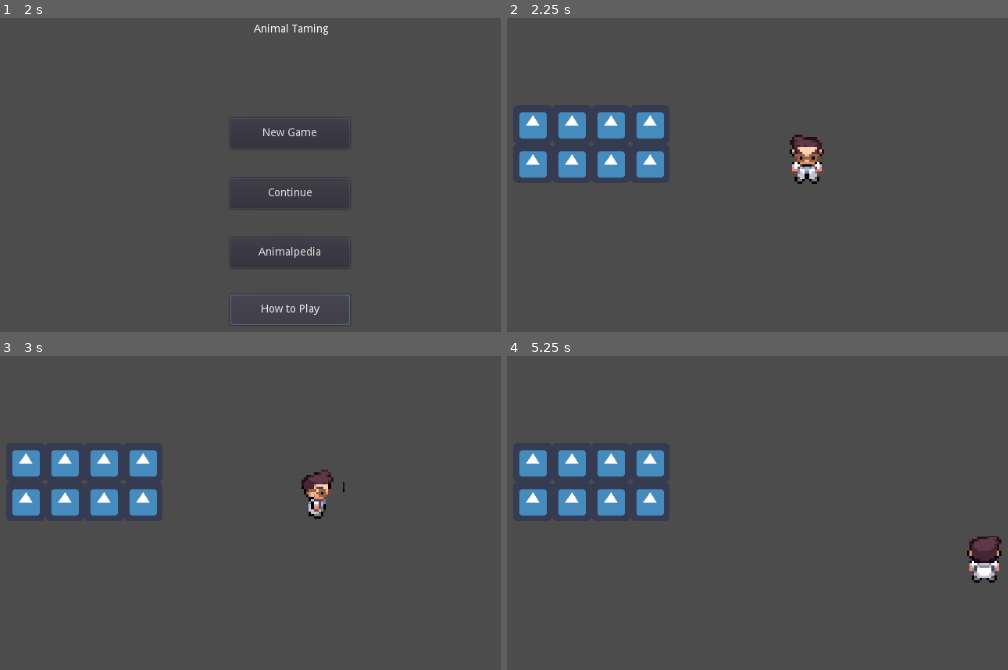
Above: before the commit, frames 1-4 (two rows, left to right).
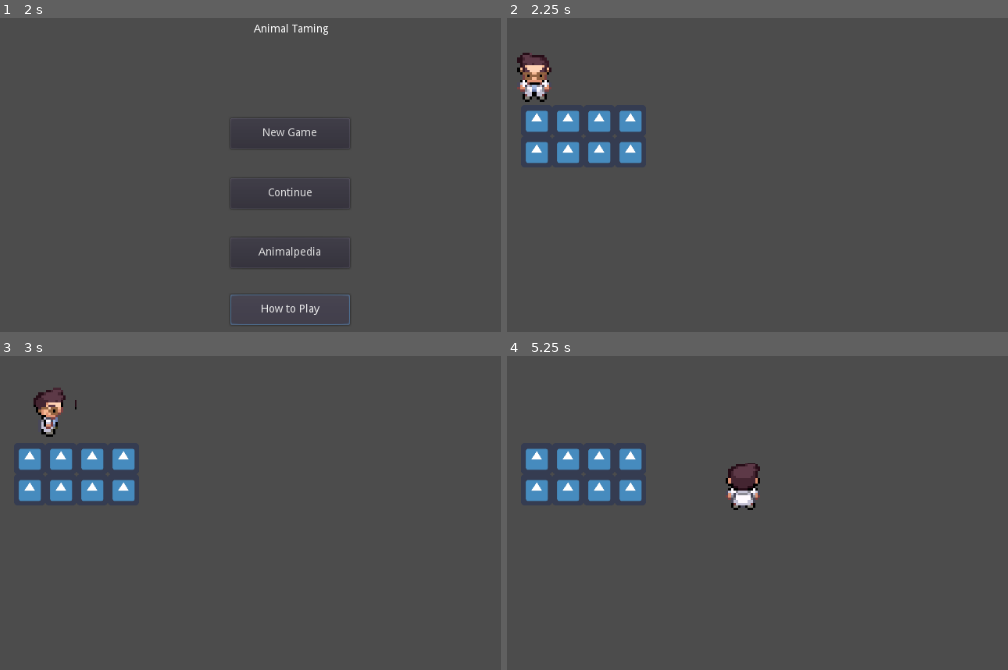
Above: after the commit, the same moments.

Repository: pocong1212/GithubAnimal
Game: Godot game, scene res://Screen/MainMenu_Screen/mainmenu.tscn
Two runs of this game, one before a commit and one after it. Both use one fixed random seed, a clock stepped at 60 frames per second and the inputs below. The engine's default icon, where the game draws it, is replaced by a stand-in: a white triangle on a blue panel in a dark square.
Inputs:
- Up to frame 1 (2 s): click "Animalpedia" at 0.5 s; click "How to Play" at 1.25 s
- Up to frame 2 (2.25 s): click "New Game" at 2 s
- Up to frame 3 (3 s): tap Enter at 2.75 s; hold D from 2.78 s (still down)
- Up to frame 4 (5.25 s): release D at 3.53 s; hold S 3.53-4.28 s; hold D 4.28-5.03 s; hold W from 5.03 s (still down)

Frame 1 is identical in both runs. In frame 2, 5.5% of the frame differs, in the area x 1-64%, y 11-53%; in frame 3, 5.1%; in frame 4, 5.4%.

Commit message:
update question

Diff:
--- a/Screen/Battle_Screen/Player.gd
+++ b/Screen/Battle_Screen/Player.gd
@@ -1,7 +1,7 @@
 extends KinematicBody2D
 
-export var speed = 0.47
-export var tileSize = 2
+export var speed = 50
+export var tileSize = 6
 
 onready var sprite = $Area2D/Sprite
 onready var animalScn = preload("res://Screen/Battle_Screen/animalAppeared.tscn")
@@ -20,6 +20,9 @@
 
 func _ready():
 	initpos = position
+	animal = animalScn.instance()
+	animal.connect("playerMove",self,"openMove")
+	add_child(animal)
 
 
 func _process(delta):
@@ -87,16 +90,16 @@
 
 	if terrain == "grass":
 		rnd.randomize()
-		var random_number = rnd.randi_range(0,30)
+		var random_number = rnd.randi_range(0,20)
 		if random_number == 5:
 			print("masuk scene battle")
 			rnd.randomize()
 			var random_animal = rnd.randi_range(1,10)
 			if random_animal < 7:
+				dir = Vector2(0,0)
+				print("Kuda Liar")
+				animal.setQuestion("Apa nama latin dari kuda liar",["kudakudaan","kodok","sapi","kambing",0])
 				openQuest = true
-				print("Kuda Liar")
-				animal = animalScn.instance()
-				add_child(animal)
 			elif random_animal < 9:
 				print("Babi Hutan")
 			elif random_animal <= 10:
@@ -104,6 +107,9 @@
 
 
 
+func openMove():
+#	print("panggil",animal)
+	openQuest = false
 
 func checkTerrain():
 	pass
--- a/Screen/Battle_Screen/Player.tscn
+++ b/Screen/Battle_Screen/Player.tscn
@@ -4,25 +4,29 @@
 [ext_resource path="res://Screen/Battle_Screen/Player.gd" type="Script" id=2]
 
 [sub_resource type="RectangleShape2D" id=1]
-extents = Vector2( 3.53709, 3.73191 )
+extents = Vector2( 10.803, 11.1432 )
 
 [node name="player" type="KinematicBody2D"]
-position = Vector2( 0, -1.68179 )
 script = ExtResource( 2 )
 __meta__ = {
 "_edit_group_": true,
 "_edit_vertical_guides_": [ 10.0 ]
 }
 
+[node name="CollisionShape2D3" type="CollisionShape2D" parent="."]
+position = Vector2( -0.160461, 11.9136 )
+shape = SubResource( 1 )
+
 [node name="Area2D" type="Area2D" parent="."]
 
 [node name="AnimationPlayer" type="AnimationPlayer" parent="Area2D"]
 
 [node name="Sprite" type="Sprite" parent="Area2D"]
-position = Vector2( -0.835217, 5.7636 )
-scale = Vector2( 0.627532, 0.627532 )
+position = Vector2( -25.178, -37.6112 )
+scale = Vector2( 3.13015, 3.13015 )
 texture = ExtResource( 1 )
 centered = false
+offset = Vector2( -2.47745, -2.76208 )
 vframes = 4
 hframes = 3
 frame = 1
@@ -30,9 +34,5 @@
 region_filter_clip = true
 
 [node name="CollisionShape2D2" type="CollisionShape2D" parent="Area2D"]
-position = Vector2( 5.21291, 16.3512 )
+position = Vector2( -0.160461, 11.9136 )
 shape = SubResource( 1 )
-
-[node name="CollisionShape2D" type="CollisionShape2D" parent="."]
-position = Vector2( 5.21291, 16.3512 )
-shape = SubResource( 1 )
--- /dev/null
+++ b/Screen/Battle_Screen/animalAppeared.gd
@@ -0,0 +1,81 @@
+extends Node2D
+
+
+# Declare member variables here. Examples:
+# var a = 2
+# var b = "text"
+#onready var playerScn = preload("res://Screen/Battle_Screen/Player")
+
+var jawaban
+var materials = 1
+var player
+signal playerMove
+
+# Called when the node enters the scene tree for the first time.
+func _ready():
+	hide()
+	position.x = ((get_viewport().size.x/ 2) - 150)
+	position.y = get_viewport().size.y/ 2 - 150
+	set_as_toplevel(true)
+
+func setQuestion(qst,listJwb):
+	show()
+	get_node("Label").text = qst
+	get_node("Button").text = listJwb[0]
+	get_node("Button2").text = listJwb[1]
+	get_node("Button3").text = listJwb[2]
+	get_node("Button4").text = listJwb[3]
+	jawaban = listJwb[listJwb[4]]
+
+	if materials == 0:
+		get_node("Button").disabled = true
+		get_node("Button2").disabled = true
+		get_node("Button3").disabled = true
+		get_node("Button4").disabled = true
+	else:
+		get_node("Button").disabled = false
+		get_node("Button2").disabled = false
+		get_node("Button3").disabled = false
+		get_node("Button4").disabled = false
+# Called every frame. 'delta' is the elapsed time since the previous frame.
+#func _process(delta):
+#	pass
+
+
+func _on_Button_pressed():
+	if get_node("Button").text == jawaban:
+		print("true")
+	else:
+		print("false")
+
+
+func _on_Button2_pressed():
+	if get_node("Button2").text == jawaban:
+		print("true")
+	else:
+		hide()
+		emit_signal("playerMove")
+		print("false")
+
+
+func _on_Button3_pressed():
+	if get_node("Button3").text == jawaban:
+		print("true")
+	else:
+		hide()
+		emit_signal("playerMove")
+		print("false")
+
+
+func _on_Button4_pressed():
+	if get_node("Button4").text == jawaban:
+		print("true")
+	else:
+		hide()
+		emit_signal("playerMove")
+		print("false")
+
+
+func _on_Button5_pressed():
+	hide()
+	emit_signal("playerMove")
--- a/Screen/Battle_Screen/animalAppeared.tscn
+++ b/Screen/Battle_Screen/animalAppeared.tscn
@@ -1,16 +1,17 @@
-[gd_scene format=2]
+[gd_scene load_steps=2 format=2]
+
+[ext_resource path="res://Screen/Battle_Screen/animalAppeared.gd" type="Script" id=1]
 
 [node name="animalapp" type="Node2D"]
+script = ExtResource( 1 )
 __meta__ = {
 "_edit_horizontal_guides_": [ 120.0 ],
 "_edit_vertical_guides_": [ 210.0 ]
 }
 
 [node name="TabContainer" type="TabContainer" parent="."]
-margin_left = 50.0
-margin_top = 30.0
-margin_right = 150.0
-margin_bottom = 90.0
+margin_right = 283.0
+margin_bottom = 220.0
 __meta__ = {
 "_edit_use_anchors_": false
 }
@@ -19,6 +20,71 @@
 anchor_right = 1.0
 anchor_bottom = 1.0
 margin_left = 4.0
-margin_top = 24.0
-margin_right = -76.0
-margin_bottom = 20.0
+margin_top = 32.0
+margin_right = -4.0
+margin_bottom = -4.0
+
+[node name="Button" type="Button" parent="."]
+margin_left = 30.0
+margin_top = 110.0
+margin_right = 120.0
+margin_bottom = 130.0
+text = "A"
+__meta__ = {
+"_edit_use_anchors_": false
+}
+
+[node name="Button2" type="Button" parent="."]
+margin_left = 160.0
+margin_top = 110.0
+margin_right = 250.0
+margin_bottom = 130.0
+text = "B"
+__meta__ = {
+"_edit_use_anchors_": false
+}
+
+[node name="Button3" type="Button" parent="."]
+margin_left = 30.0
+margin_top = 150.0
+margin_right = 120.0
+margin_bottom = 170.0
+text = "C"
+__meta__ = {
+"_edit_use_anchors_": false
+}
+
+[node name="Button4" type="Button" parent="."]
+margin_left = 160.0
+margin_top = 150.0
+margin_right = 250.0
+margin_bottom = 170.0
+text = "D"
+__meta__ = {
+"_edit_use_anchors_": false
+}
+
+[node name="Label" type="Label" parent="."]
+margin_left = 50.0
+margin_top = 50.0
+margin_right = 231.0
+margin_bottom = 64.0
+text = "Text"
+__meta__ = {
+"_edit_use_anchors_": false
+}
+
+[node name="Button5" type="Button" parent="."]
+margin_left = 120.0
+margin_top = 190.0
+margin_right = 159.0
+margin_bottom = 210.0
+text = "Flee"
+__meta__ = {
+"_edit_use_anchors_": false
+}
+[connection signal="pressed" from="Button" to="." method="_on_Button_pressed"]
+[connection signal="pressed" from="Button2" to="." method="_on_Button2_pressed"]
+[connection signal="pressed" from="Button3" to="." method="_on_Button3_pressed"]
+[connection signal="pressed" from="Button4" to="." method="_on_Button4_pressed"]
+[connection signal="pressed" from="Button5" to="." method="_on_Button5_pressed"]
--- a/Screen/Battle_Screen/battle.tscn
+++ b/Screen/Battle_Screen/battle.tscn
@@ -1,11 +1,10 @@
-[gd_scene load_steps=5 format=2]
+[gd_scene load_steps=4 format=2]
 
 [ext_resource path="res://Screen/Battle_Screen/battle.gd" type="Script" id=1]
 [ext_resource path="res://Screen/Battle_Screen/Player.tscn" type="PackedScene" id=2]
 [ext_resource path="res://Screen/Battle_Screen/grass.tscn" type="PackedScene" id=3]
-[ext_resource path="res://Sprites/icon.png" type="Texture" id=4]
 
-[node name="Node2D" type="Node2D"]
+[node name="battle" type="Node2D"]
 script = ExtResource( 1 )
 __meta__ = {
 "_edit_horizontal_guides_": [ 120.0, 0.0 ],
@@ -13,46 +12,29 @@
 }
 
 [node name="Player" parent="." instance=ExtResource( 2 )]
-position = Vector2( 100, 40 )
+position = Vector2( 180, 170 )
 z_index = 1000
 
 [node name="Node2D" parent="." instance=ExtResource( 3 )]
-position = Vector2( 50, 40 )
+position = Vector2( 160, 200 )
 
 [node name="Node2D2" parent="." instance=ExtResource( 3 )]
-position = Vector2( 40, 40 )
+position = Vector2( 200, 200 )
 
 [node name="Node2D3" parent="." instance=ExtResource( 3 )]
-position = Vector2( 30, 40 )
+position = Vector2( 240, 200 )
 
 [node name="Node2D4" parent="." instance=ExtResource( 3 )]
-position = Vector2( 60, 40 )
+position = Vector2( 280, 200 )
 
 [node name="Node2D5" parent="." instance=ExtResource( 3 )]
-position = Vector2( 60, 50 )
+position = Vector2( 280, 240 )
 
 [node name="Node2D6" parent="." instance=ExtResource( 3 )]
-position = Vector2( 50, 50 )
+position = Vector2( 240, 240 )
 
 [node name="Node2D7" parent="." instance=ExtResource( 3 )]
-position = Vector2( 40, 50 )
+position = Vector2( 200, 240 )
 
 [node name="Node2D8" parent="." instance=ExtResource( 3 )]
-position = Vector2( 30, 50 )
-
-[node name="icon" type="Sprite" parent="."]
-position = Vector2( 350, 370 )
-texture = ExtResource( 4 )
-
-[node name="icon2" type="Sprite" parent="."]
-position = Vector2( 350, 300 )
-texture = ExtResource( 4 )
-
-[node name="icon3" type="Sprite" parent="."]
-position = Vector2( 350, 230 )
-texture = ExtResource( 4 )
-
-[node name="Camera2D" type="Camera2D" parent="."]
-anchor_mode = 0
-current = true
-zoom = Vector2( 0.2, 0.2 )
+position = Vector2( 160, 240 )
--- a/Screen/Battle_Screen/grass.tscn
+++ b/Screen/Battle_Screen/grass.tscn
@@ -4,7 +4,7 @@
 [ext_resource path="res://Screen/Battle_Screen/KinematicBody2D.gd" type="Script" id=2]
 
 [sub_resource type="RectangleShape2D" id=1]
-extents = Vector2( 22.6076, 22.1688 )
+extents = Vector2( 75.4016, 51.5456 )
 
 [node name="Node2D" type="Node2D"]
 
@@ -15,17 +15,17 @@
 
 [node name="grassIcon" type="Sprite" parent="grass/Area2D"]
 position = Vector2( 1.90735e-06, 9.53674e-07 )
-scale = Vector2( 0.15625, 0.15625 )
+scale = Vector2( 0.625, 0.625 )
 texture = ExtResource( 1 )
 centered = false
 
-[node name="CollisionShape2D" type="CollisionShape2D" parent="grass/Area2D"]
-position = Vector2( 4.99415, 4.83852 )
+[node name="CollisionShape2D2" type="CollisionShape2D" parent="grass/Area2D"]
+position = Vector2( 20.0071, 25.1831 )
 scale = Vector2( 0.2, 0.2 )
 shape = SubResource( 1 )
 
-[node name="CollisionShape2D2" type="CollisionShape2D" parent="grass"]
-position = Vector2( 4.99415, 4.83852 )
+[node name="CollisionShape2D" type="CollisionShape2D" parent="grass"]
+position = Vector2( 20.0071, 25.1831 )
 scale = Vector2( 0.2, 0.2 )
 shape = SubResource( 1 )
 [connection signal="area_entered" from="grass/Area2D" to="grass" method="_on_Area2D_area_entered"]
